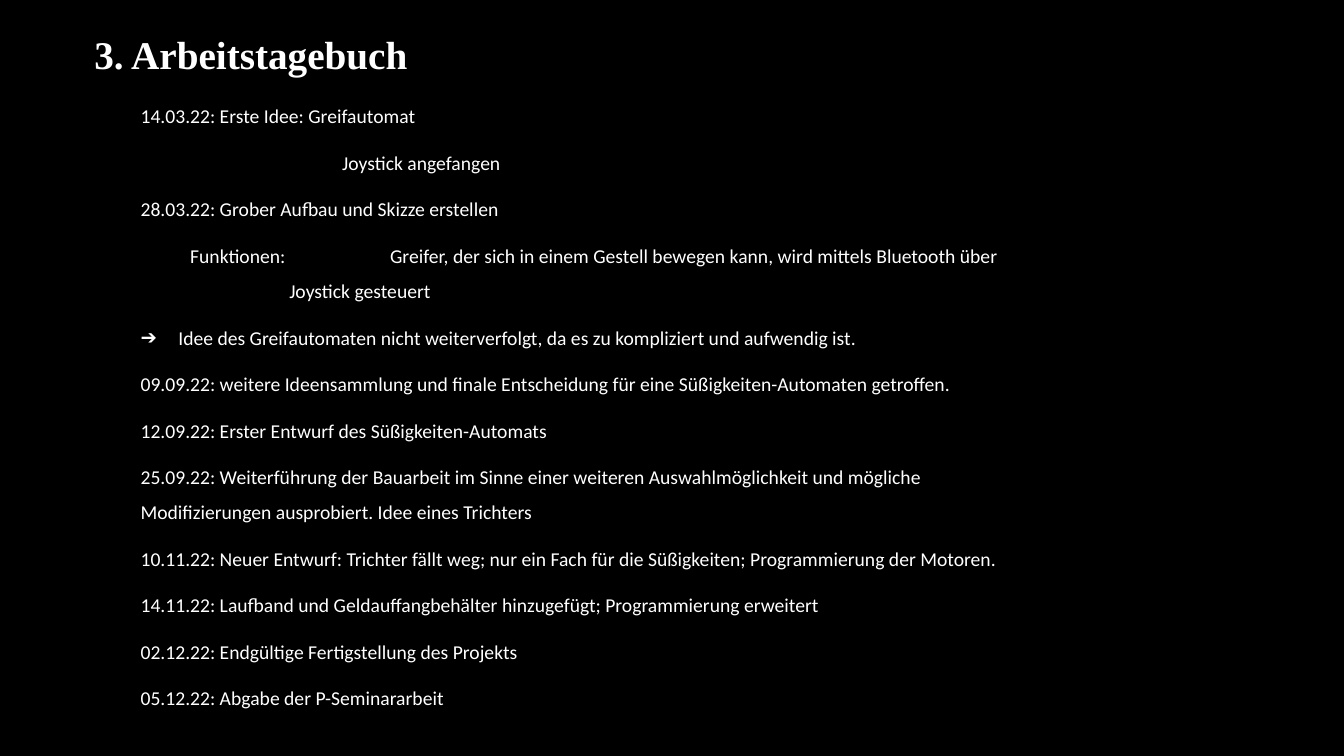
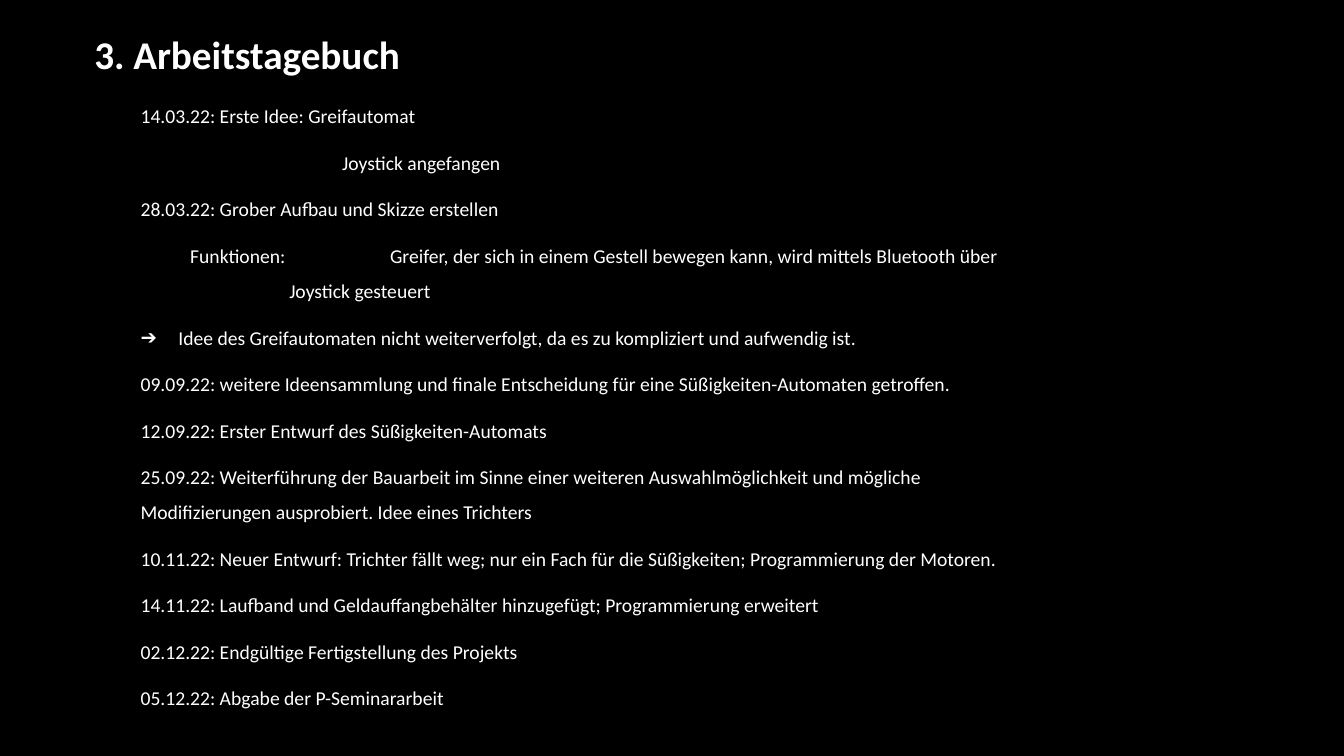
Before and after one commit to cl0q/Q12, a slide deck: slide 4 of p-sem/Prasentation_P-Seminar.pptx. Drawn at 1344x756 pixels with LibreOffice and Linux fonts; fonts in the diff are those of the drawing; background and template pictures are left out. Boxes give left, top, right and bottom in pixels: in the first picture for what was removed or moved away, otherwise in the second. Text is boxed around its words. In the diff, an @@ line names an element or a change of style, - is before the commit and + after.

```diff
--- a/p-sem/Prasentation_P-Seminar.pptx
+++ b/p-sem/Prasentation_P-Seminar.pptx
@@ text "3. Arbeitstagebuch" at (94, 41, 400, 76): font Times New Roman to Calibri @@
```
Also in this commit, not shown: 6 other slides changed, 3 slides added.
